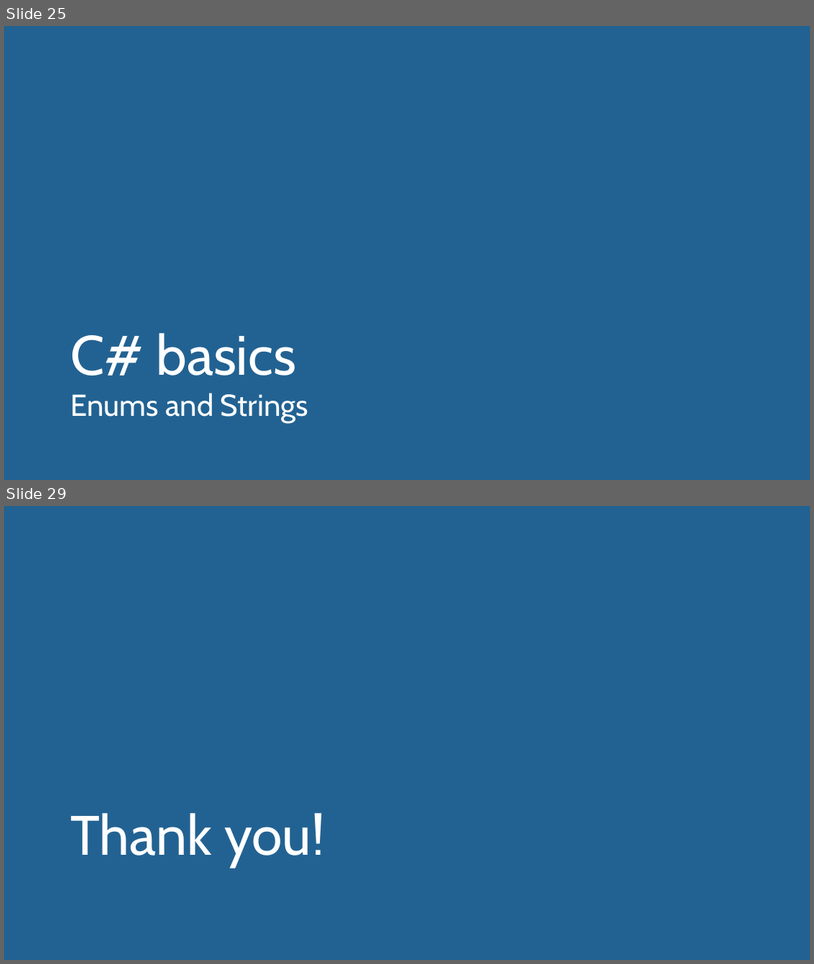
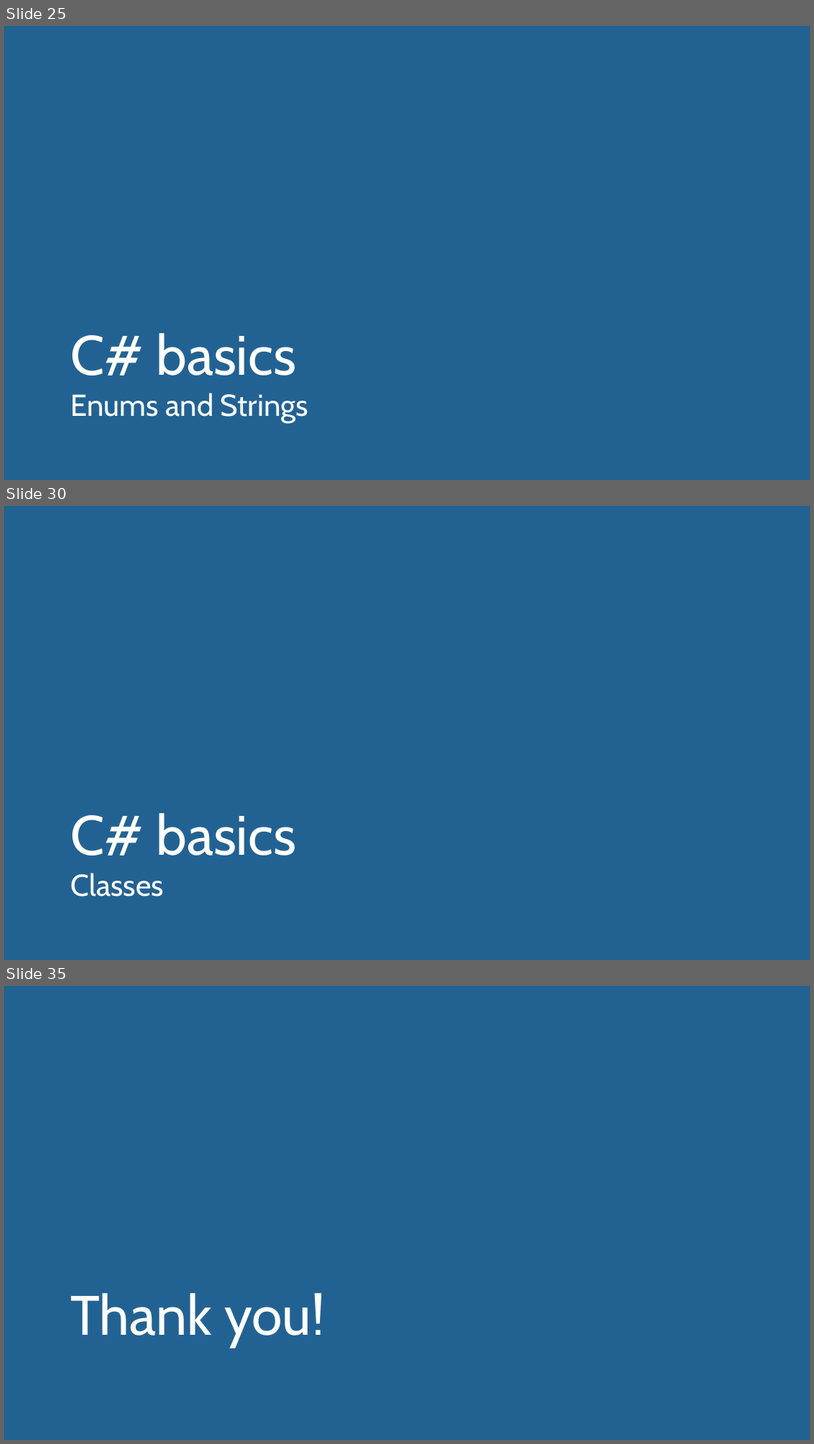
Before and after one commit to user-yalif/ITLeadersCourseAlifanov, a slide deck: Alifanov.ITLeadersCourse/Automated framework with C#.pptx. Shown one above the other, each under a label of ours: slides 25 and 29 before the commit, slides 25, 30 and 35 after it; the slides between them are not shown. The pictures are 814x964 and 814x1444 pixels, drawn with LibreOffice and Linux fonts; fonts in the diff are those of the drawing. Boxes give left, top, right and bottom in pixels: in the first picture for what was removed or moved away, otherwise in the second. Text is boxed around its words. In the diff, an @@ line names an element or a change of style, - is before the commit and + after.

```diff
--- a/Alifanov.ITLeadersCourse/Automated framework with C#.pptx
+++ b/Alifanov.ITLeadersCourse/Automated framework with C#.pptx
@@ slide 30 added at bbox=[4, 506, 810, 960], background #FFFFFF; not listed: 10 template elements that a slide beside it also shows @@
@@ title added at bbox=[4, 506, 810, 960], fill #226292, 66 pt, text #FFFFFF @@
+C# basics
+Classes
@@ what was slide 29 is now slide 35 @@
```
Also in this commit, not shown: 18 slides changed, 5 other slides added, 4 other files.
